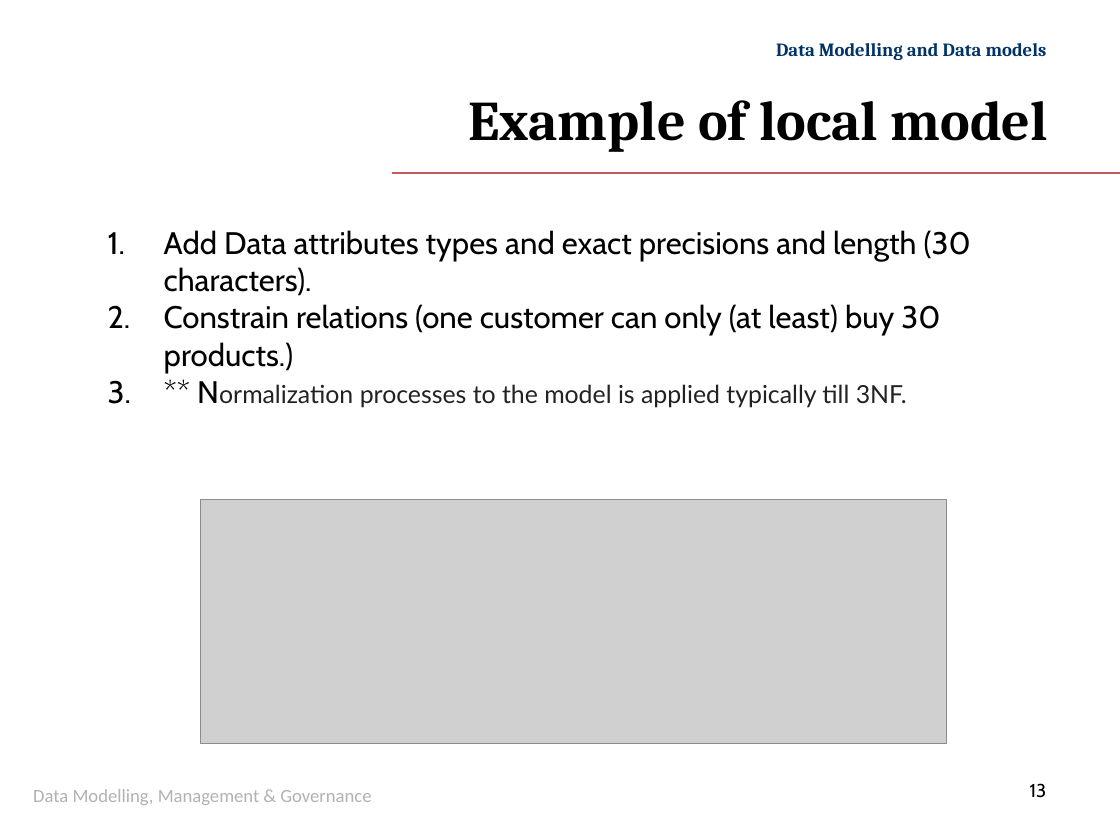
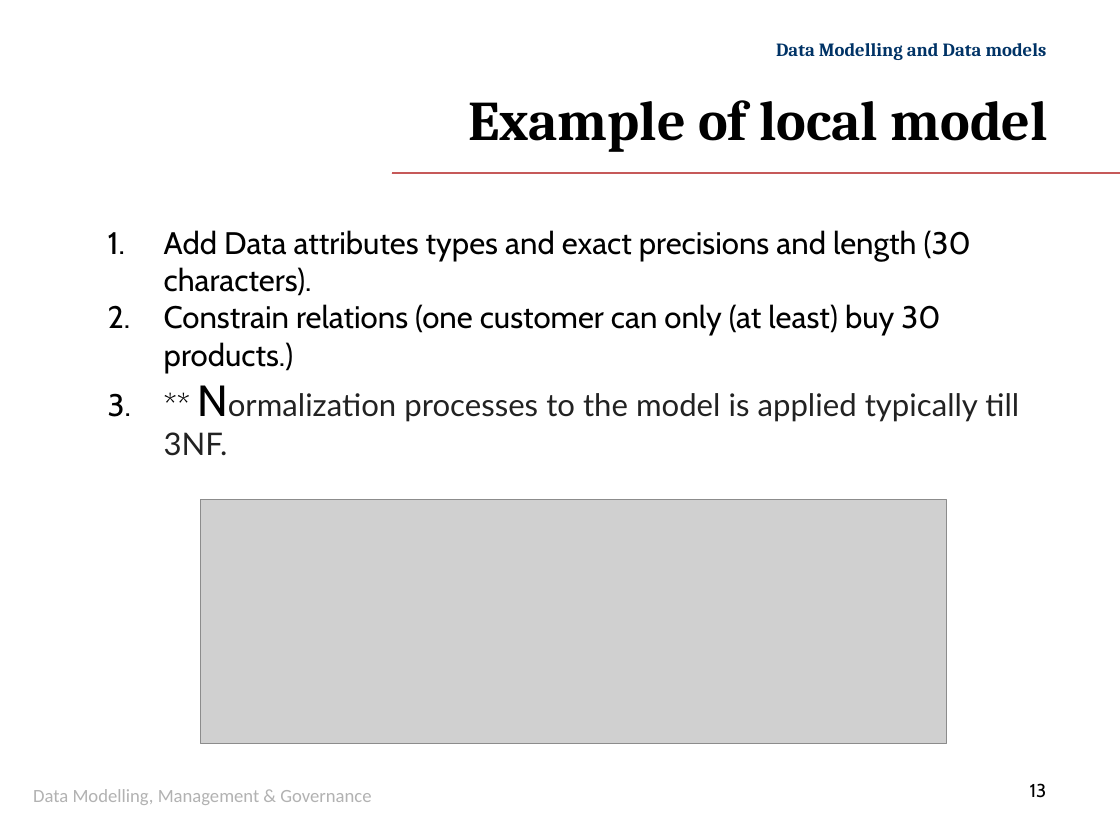
Before and after one commit to GangminLi/GangminLi.github.io, a slide deck: slide 13 of slides/cis108-6/Slides 3.1 - Data Modelling -ERM ERD and RDM.pptx. Drawn at 1120x840 pixels with LibreOffice and Linux fonts; fonts in the diff are those of the drawing; grey boxes stand for pictures; background and template pictures are left out. Boxes give left, top, right and bottom in pixels: in the first picture for what was removed or moved away, otherwise in the second. Text is boxed around its words. In the diff, an @@ line names an element or a change of style, - is before the commit and + after.

```diff
--- a/slides/cis108-6/Slides 3.1 - Data Modelling -ERM ERD and RDM.pptx
+++ b/slides/cis108-6/Slides 3.1 - Data Modelling -ERM ERD and RDM.pptx
@@ text at [164,393,1019,456]: size 20 to 28 pt in "Normalization"; size 16 to 20 pt in "Normalization processes to the model is applied ..." @@
```
Also in this commit, not shown: 5 other slides changed, 12 other files.
